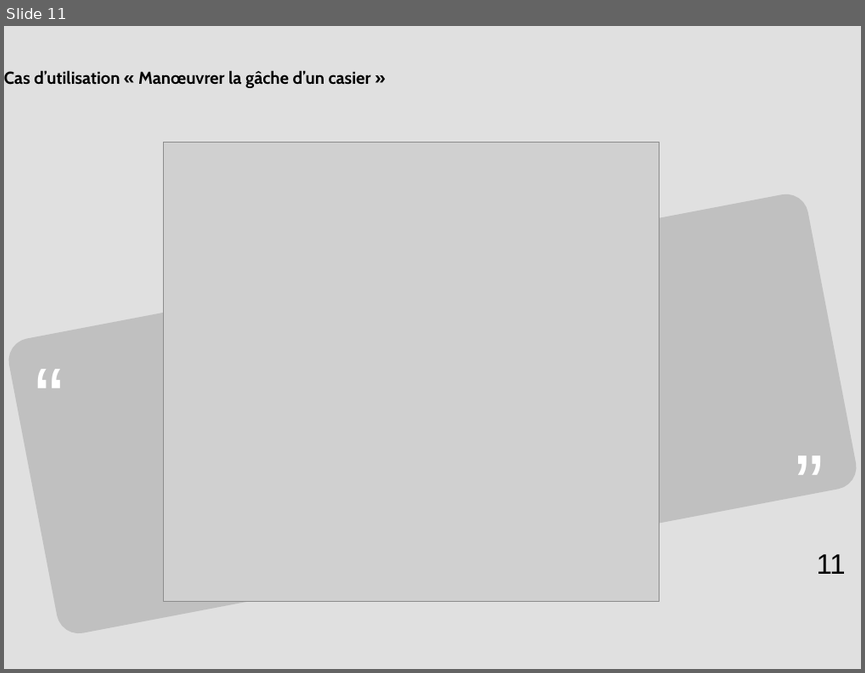
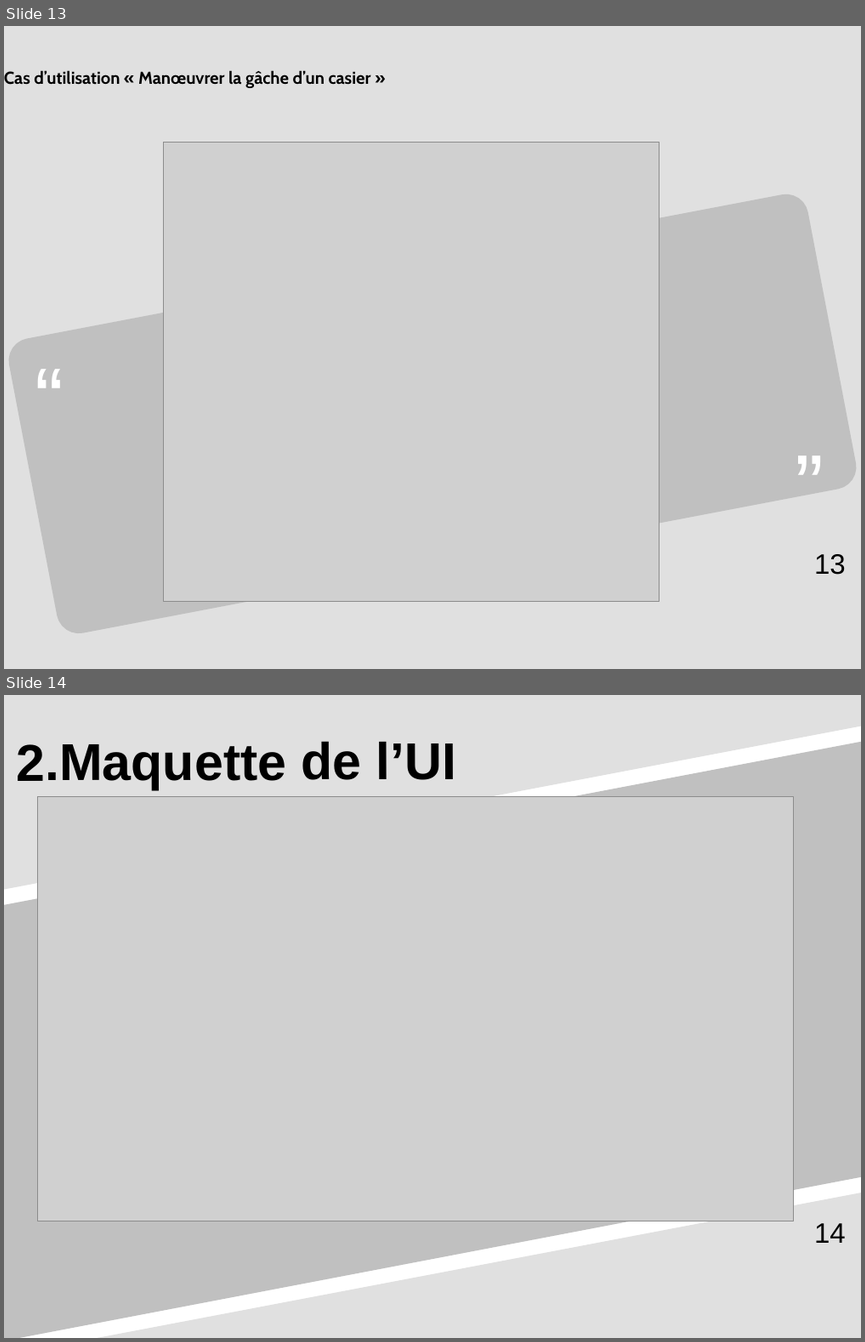
Before and after one commit to cbourgouin/Projet_Casier, a slide deck: Parties_Raspberry_Gaches/Revue de Projet n°1.odp. Shown one above the other, each under a label of ours: slide 11 before the commit, slides 13 and 14 after it. The pictures are 865x673 and 865x1342 pixels, drawn with LibreOffice and Linux fonts; fonts in the diff are those of the drawing; grey boxes stand for pictures. Boxes give left, top, right and bottom in pixels: in the first picture for what was removed or moved away, otherwise in the second. Text is boxed around its words. In the diff, an @@ line names an element or a change of style, - is before the commit and + after.

```diff
--- a/Parties_Raspberry_Gaches/Revue de Projet n°1.odp
+++ b/Parties_Raspberry_Gaches/Revue de Projet n°1.odp
@@ slide 14 added at (4, 695, 861, 1338), background #FFFFFF @@
@@ freeform shape added at (4, 695, 861, 890), fill #E0E0E0 @@
@@ freeform shape added at (4, 742, 861, 1338), fill #C0C0C0 @@
@@ title added at (16, 741, 457, 790), 48 pt, text #000000, bold @@
+2.Maquette de l’UI
@@ picture added at (38, 796, 794, 1221) @@
@@ freeform shape added at (98, 1192, 861, 1338), fill #E0E0E0 @@
@@ page number added at (814, 1223, 846, 1242), 26 pt, text #000000 @@
+14
@@ what was slide 11 is now slide 13 @@
@@ page number at (814, 554, 846, 574): text changed @@
-11
+13
```
Also in this commit, not shown: 4 slides changed, 3 other slides added, 4 other files.
